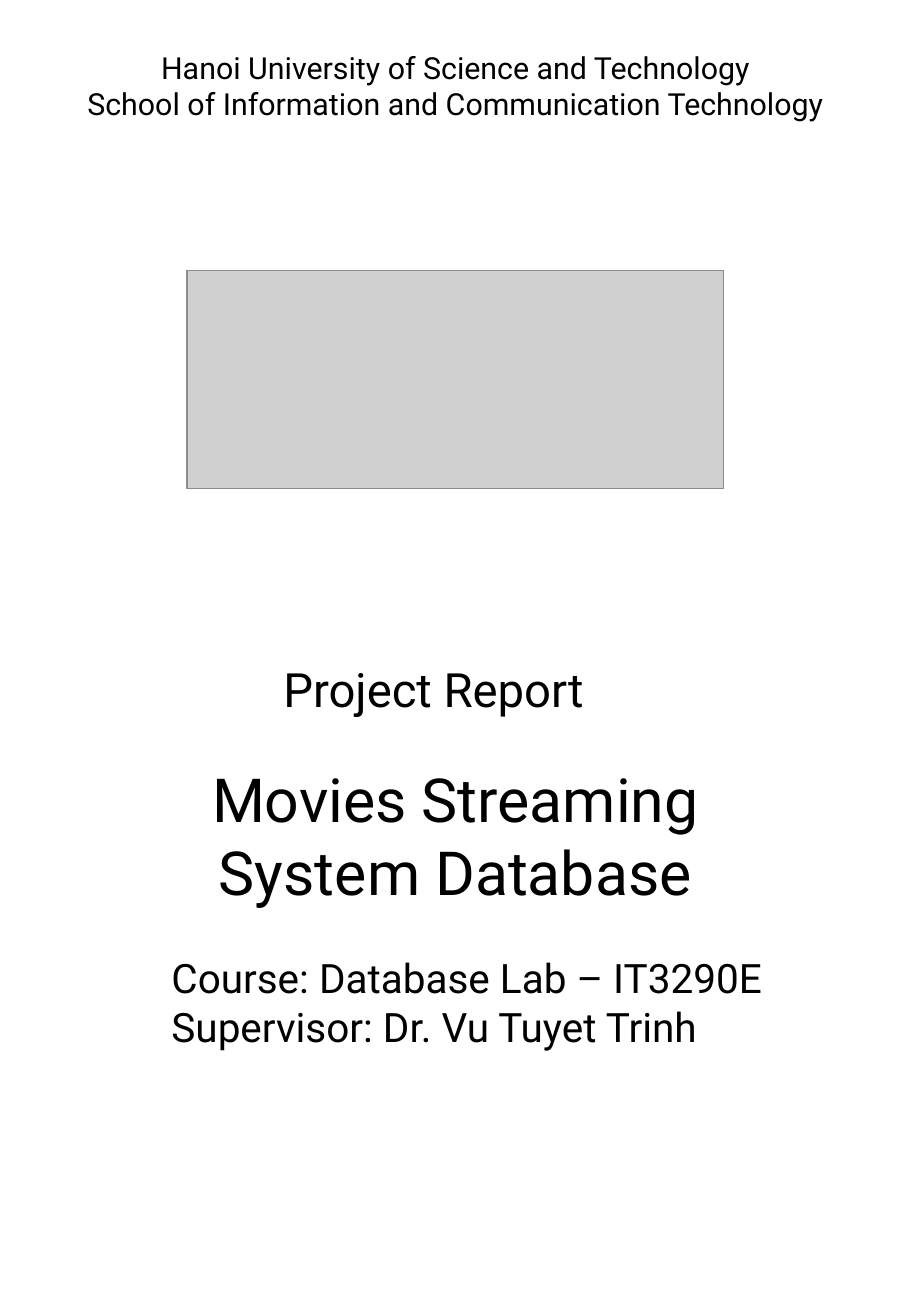
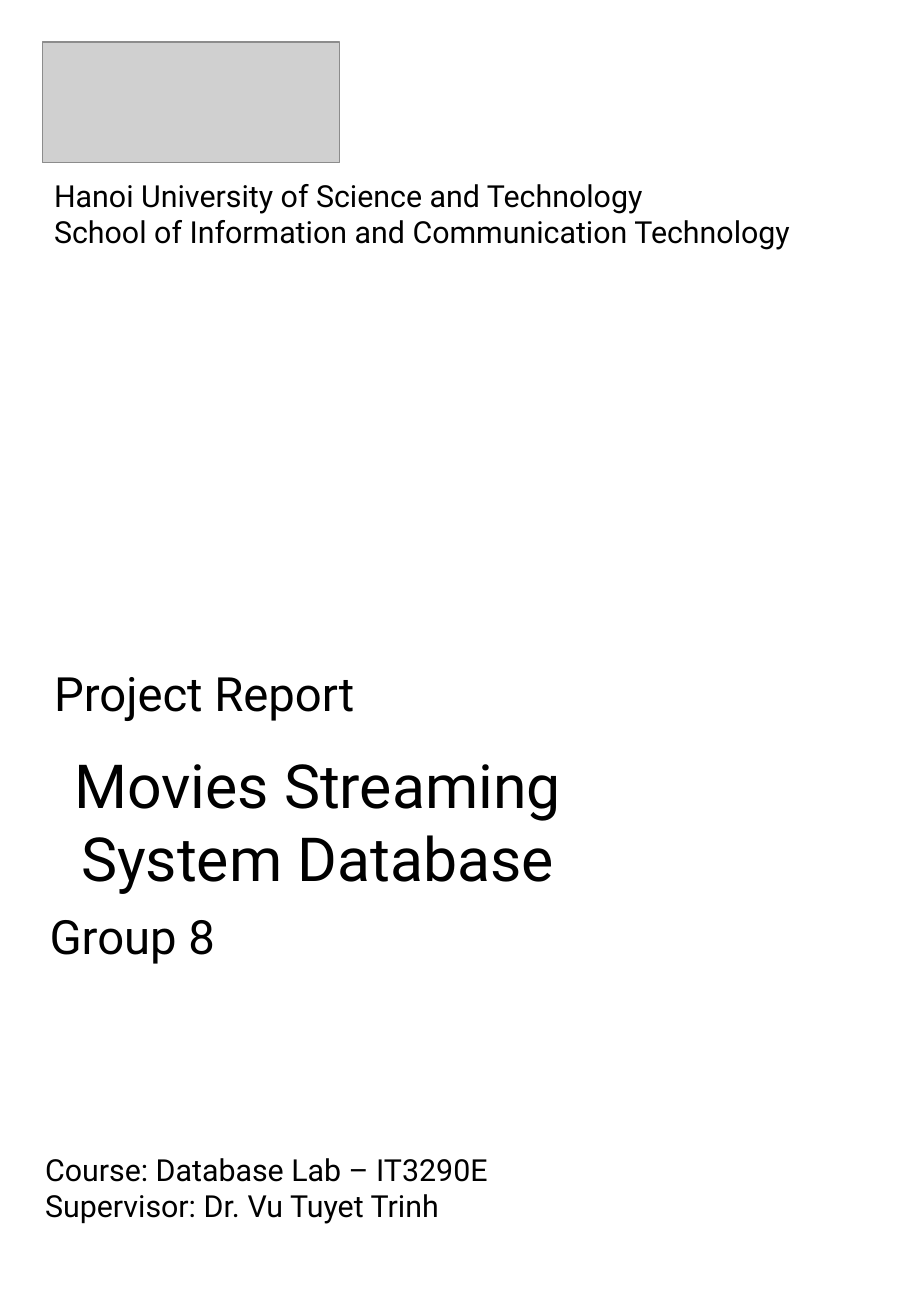
Before and after one commit to mtrung12/Movie_streaming_db, a slide deck: slide 1 of movie_stream_report.pptx. Drawn at 911x1316 pixels with LibreOffice and Linux fonts; fonts in the diff are those of the drawing; grey boxes stand for pictures. Boxes give left, top, right and bottom in pixels: in the first picture for what was removed or moved away, otherwise in the second. Text is boxed around its words. In the diff, an @@ line names an element or a change of style, - is before the commit and + after.

```diff
--- a/movie_stream_report.pptx
+++ b/movie_stream_report.pptx
@@ picture: place and size @@
-picture at box(187, 270, 724, 488)
+picture at box(43, 43, 340, 163)
@@ text "Hanoi University of Science and ...": place and size @@
-text "Hanoi University of Science and ..." at box(87, 56, 824, 122)
+text "Hanoi University of Science and ..." at box(54, 184, 790, 250)
@@ text "Hanoi University of Science and ..." at box(54, 184, 790, 250): alignment centre to left @@
@@ text "Project Report": place and size @@
-text "Project Report" at box(283, 673, 584, 717)
+text "Project Report" at box(54, 677, 354, 721)
@@ text "Movies Streaming System Database": place and size @@
-text "Movies Streaming System Database" at box(212, 778, 699, 908)
+text "Movies Streaming System Database" at box(74, 764, 561, 894)
@@ text added at box(50, 920, 215, 964), 28 pt, text #000000 @@
+Group 8
@@ text "Course: Database Lab – IT3290E": place and size @@
-text "Course: Database Lab – IT3290E" at box(171, 962, 762, 1051)
+text "Course: Database Lab – IT3290E" at box(45, 1158, 487, 1224)
@@ text "Course: Database Lab – IT3290E" at box(45, 1158, 487, 1224): size 24 to 18 pt @@
```
Also in this commit, not shown: 3 other slides changed, 2 slides added, 4 other files.
